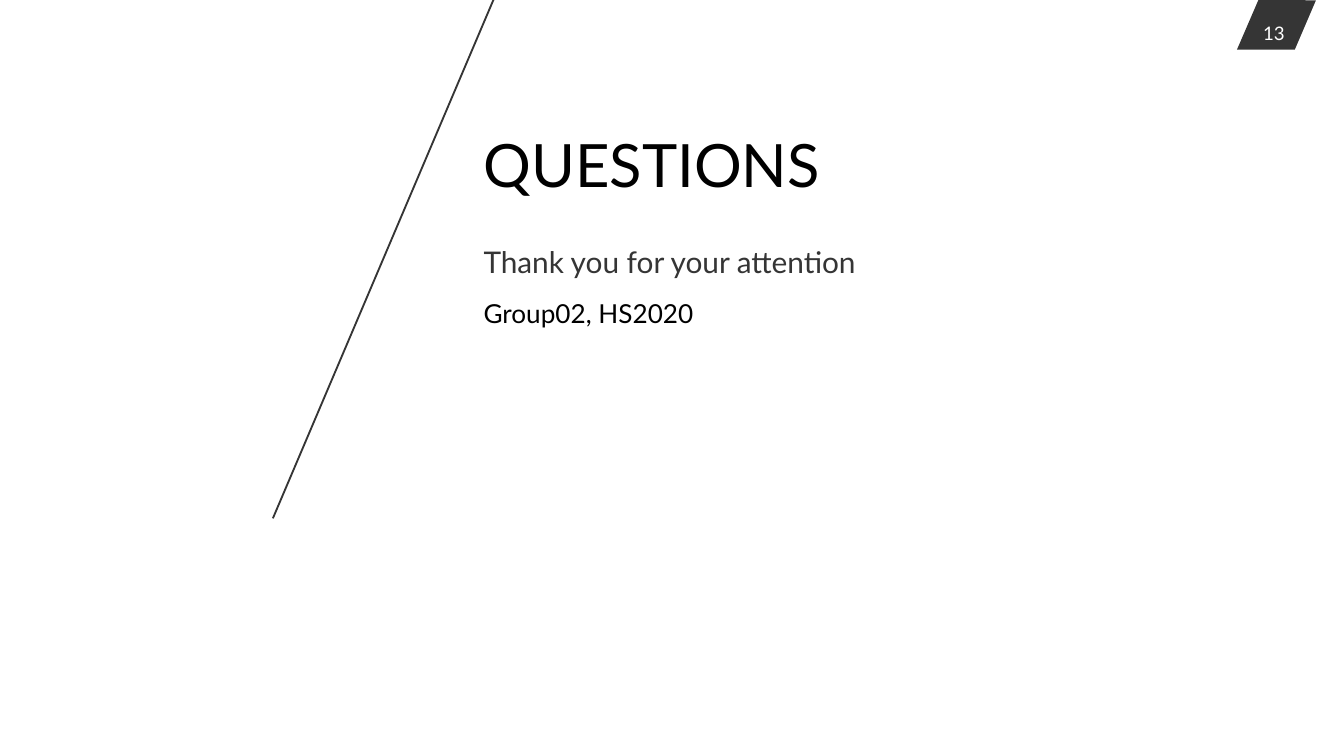
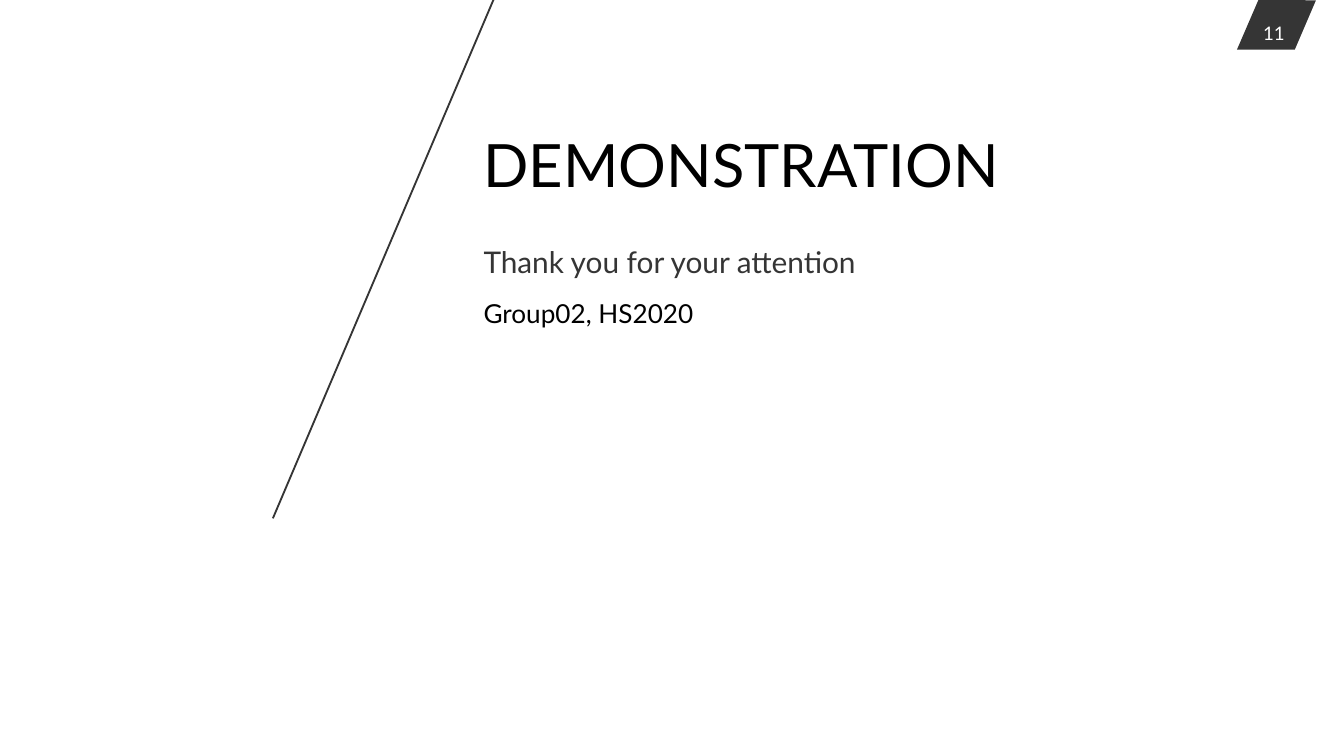
Before and after one commit to StephanStofer/hslu-iot, a slide deck: slide 11 of doc/presentation.pptx (slide 13 before the commit). Drawn at 1344x756 pixels with LibreOffice and Linux fonts; fonts in the diff are those of the drawing. Boxes give left, top, right and bottom in pixels: in the first picture for what was removed or moved away, otherwise in the second. Text is boxed around its words. In the diff, an @@ line names an element or a change of style, - is before the commit and + after.

Commit message:
presentation updated

```diff
--- a/doc/presentation.pptx
+++ b/doc/presentation.pptx
@@ page number at [1263,26,1285,40]: text changed @@
-13
+11
@@ title at [484,143,999,188]: text changed @@
-QUESTIONS
+DEMONSTRATION
```
Also in this commit, not shown: 1 other slide changed, 2 slides added, 4 slides removed.
